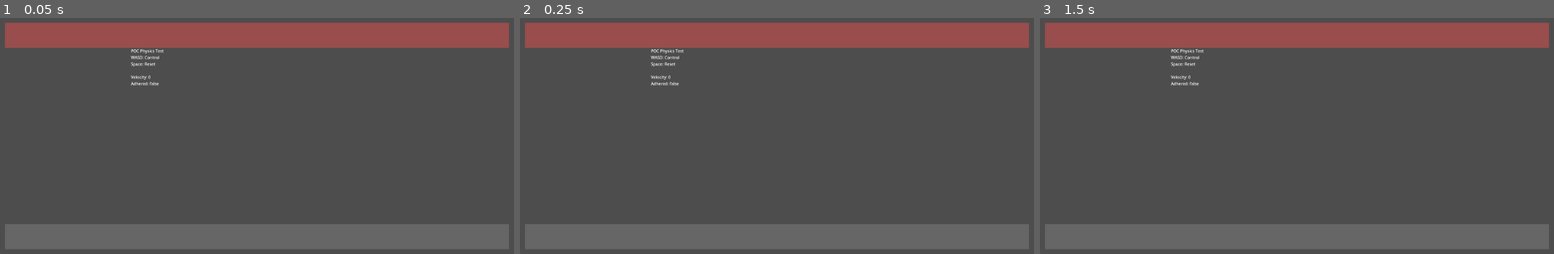
Above: before the commit, frames 1-3 (left to right).
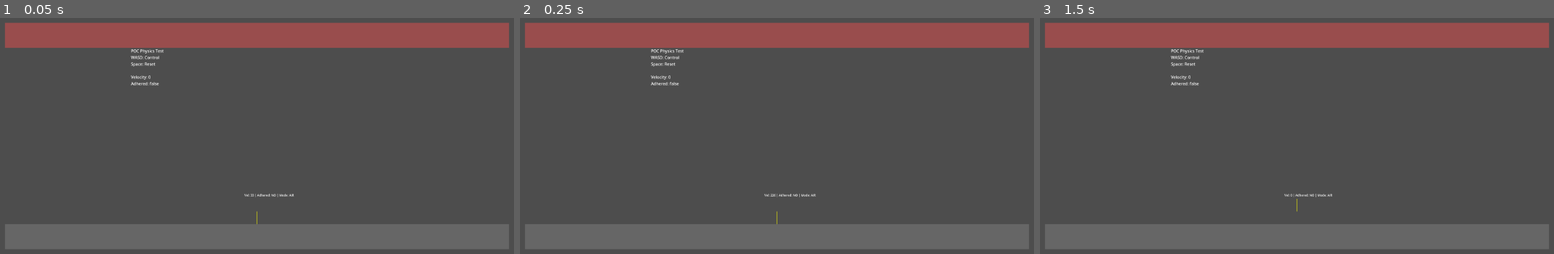
Above: after the commit, the same moments.

Repository: G36maid/Flipside-Godot
Game: Godot game, scene res://src/levels/test/poc_physics.tscn
Two runs of this game, one before a commit and one after it. Both use one fixed random seed, a clock stepped at 60 frames per second and the inputs below.
Inputs:
- Up to frame 1 (0.05 s): no input
- Up to frame 2 (0.25 s): no input
- Up to frame 3 (1.5 s): hold Right (ui_right) 0.53-1.28 s; tap Enter at 1.25 s; hold Left (ui_left) from 1.28 s (still down)

The runs differ from the first frame. In frame 1, less than 0.1% of the frame differs, in the area x 47-58%, y 74-88%; in frame 2, less than 0.1%; in frame 3, less than 0.1%.

Commit message:
refactor(physics): implement Godot best practices for adhesion mechanics
- Refactor vehicle_controller.gd with proper force application pattern
  - Use apply_central_force() in _physics_process() instead of gravity_scale
  - Cancel global gravity with opposite force when adhered
  - Add hysteresis buffer (±50 px/s) to prevent adhesion flickering
  - Implement GROUND/AIR control state machine for input handling
  - Add PhysicsMaterial configuration for wheels (friction=1.0, bounce=0.0)
  - Improve debug visualization with state text overlay

- Add CircleShape2D collision to wheels (radius=16px)
- Add ADHESION_HYSTERESIS constant (50.0 px/s) to global_constants.gd
- Update docs/02_Architecture.md with implemented pattern explanation

This follows research findings from Godot documentation and production examples,
ensuring frame-rate independent physics and proper force queuing.

Diff:
--- a/src/_core/global_constants.gd
+++ b/src/_core/global_constants.gd
@@ -10,6 +10,11 @@
 ## Minimum velocity (px/s) required to maintain surface adhesion
 ## Below this threshold, vehicle loses grip and falls
 const ADHESION_VELOCITY_THRESHOLD: float = 300.0
+
+## Hysteresis buffer (px/s) to prevent flickering at threshold boundary
+## Vehicle must drop to (THRESHOLD - HYSTERESIS) to detach
+## or exceed (THRESHOLD + HYSTERESIS) to attach
+const ADHESION_HYSTERESIS: float = 50.0
 
 ## Downforce multiplier applied when adhering to surfaces
 ## Higher values = stronger grip to walls/ceilings
--- a/src/entities/vehicle/vehicle.tscn
+++ b/src/entities/vehicle/vehicle.tscn
@@ -1,6 +1,9 @@
-[gd_scene load_steps=2 format=3 uid="uid://b5jx3y8qwvqnk"]
+[gd_scene load_steps=3 format=3 uid="uid://b5jx3y8qwvqnk"]
 
 [ext_resource type="Script" path="res://src/entities/vehicle/vehicle_controller.gd" id="1_vehicle_controller"]
+
+[sub_resource type="CircleShape2D" id="CircleShape2D_wheel"]
+radius = 16.0
 
 [node name="Vehicle" type="Node2D"]
 script = ExtResource("1_vehicle_controller")
@@ -20,6 +23,7 @@
 max_contacts_reported = 4
 
 [node name="CollisionShape2D" type="CollisionShape2D" parent="WheelLeft"]
+shape = SubResource("CircleShape2D_wheel")
 
 [node name="GroundDetector" type="RayCast2D" parent="WheelLeft"]
 enabled = true
@@ -35,6 +39,7 @@
 max_contacts_reported = 4
 
 [node name="CollisionShape2D" type="CollisionShape2D" parent="WheelRight"]
+shape = SubResource("CircleShape2D_wheel")
 
 [node name="GroundDetector" type="RayCast2D" parent="WheelRight"]
 enabled = true
--- a/src/entities/vehicle/vehicle_controller.gd
+++ b/src/entities/vehicle/vehicle_controller.gd
@@ -1,89 +1,213 @@
 extends Node2D
 
 ## Vehicle Controller - Manages the "Dumbbell" physics structure
-## Handles adhesion logic, input, and motor control for the vehicle
+## Implements velocity-based adhesion mechanics following Godot best practices
+##
+## Architecture:
+## - Uses apply_central_force() in _physics_process() for adhesion forces
+## - RayCast2D detectors on each wheel for ground normal extraction
+## - Hysteresis buffer prevents flickering between adhesion states
+## - Separate control logic for ground (motor) vs air (torque) states
 
 @onready var chassis: RigidBody2D = $Chassis
 @onready var wheel_left: RigidBody2D = $WheelLeft
 @onready var wheel_right: RigidBody2D = $WheelRight
 @onready var ray_left: RayCast2D = $WheelLeft/GroundDetector
 @onready var ray_right: RayCast2D = $WheelRight/GroundDetector
-
-# Physics state
+@onready var joint_left: PinJoint2D = $JointLeft
+@onready var joint_right: PinJoint2D = $JointRight
+
+# ========================================
+# PHYSICS STATE
+# ========================================
+
+## Current adhesion state (velocity-threshold based)
 var is_adhered: bool = false
+
+## Surface normal vector (averaged from both wheel raycasts)
 var surface_normal: Vector2 = Vector2.UP
+
+## Average velocity magnitude across both wheels
 var current_velocity: float = 0.0
 
+## Control mode based on ground contact
+enum ControlState { GROUND, AIR }
+var control_state: ControlState = ControlState.AIR
+
+# ========================================
+# INITIALIZATION
+# ========================================
+
 func _ready() -> void:
-	# Disable chassis collision layer (prevent belly scraping)
+	# Disable chassis collision (prevent belly scraping)
 	chassis.collision_layer = 0
 	chassis.collision_mask = 0
+
+	# Set up physics materials for wheels (high friction, no bounce)
+	var wheel_material: PhysicsMaterial = PhysicsMaterial.new()
+	wheel_material.friction = GlobalConstants.WHEEL_FRICTION
+	wheel_material.bounce = 0.0
+	wheel_left.physics_material_override = wheel_material
+	wheel_right.physics_material_override = wheel_material
+
+	# Configure PinJoint motors (disabled by default, enabled on ground)
+	joint_left.motor_enabled = false
+	joint_right.motor_enabled = false
+
+# ========================================
+# PHYSICS LOOP
+# ========================================
 
 func _physics_process(delta: float) -> void:
 	_update_physics_state()
 	_handle_input(delta)
-	_apply_adhesion_logic()
+	_apply_adhesion_forces()
+	queue_redraw()  # Trigger debug visualization
+
+# ========================================
+# STATE DETECTION
+# ========================================
 
 func _update_physics_state() -> void:
-	"""Calculate current velocity and detect ground"""
-	# Average velocity from both wheels
-	current_velocity = (wheel_left.linear_velocity + wheel_right.linear_velocity).length() / 2.0
-
-	# Detect ground and calculate surface normal
-	var left_grounded = ray_left.is_colliding()
-	var right_grounded = ray_right.is_colliding()
-
+	"""
+	Read sensor data and update adhesion state.
+	Uses hysteresis buffer to prevent rapid flickering.
+	"""
+	# Calculate average velocity from both wheels
+	var vel_left: Vector2 = wheel_left.linear_velocity
+	var vel_right: Vector2 = wheel_right.linear_velocity
+	current_velocity = (vel_left + vel_right).length() / 2.0
+
+	# Detect ground contact and extract surface normals
+	var left_grounded: bool = ray_left.is_colliding()
+	var right_grounded: bool = ray_right.is_colliding()
+
+	# Calculate combined surface normal
 	if left_grounded and right_grounded:
-		var normal_left = ray_left.get_collision_normal()
-		var normal_right = ray_right.get_collision_normal()
+		var normal_left: Vector2 = ray_left.get_collision_normal()
+		var normal_right: Vector2 = ray_right.get_collision_normal()
 		surface_normal = (normal_left + normal_right).normalized()
-		is_adhered = current_velocity > GlobalConstants.ADHESION_VELOCITY_THRESHOLD
 	elif left_grounded:
 		surface_normal = ray_left.get_collision_normal()
-		is_adhered = current_velocity > GlobalConstants.ADHESION_VELOCITY_THRESHOLD
 	elif right_grounded:
 		surface_normal = ray_right.get_collision_normal()
-		is_adhered = current_velocity > GlobalConstants.ADHESION_VELOCITY_THRESHOLD
 	else:
+		surface_normal = Vector2.UP  # Default fallback
+
+	# Update adhesion state with hysteresis
+	_update_adhesion_state(left_grounded or right_grounded)
+
+	# Update control mode
+	control_state = ControlState.GROUND if is_adhered else ControlState.AIR
+
+func _update_adhesion_state(grounded: bool) -> void:
+	"""
+	Apply velocity-based adhesion with hysteresis buffer.
+	Prevents rapid on/off flickering at threshold boundary.
+	"""
+	if not grounded:
 		is_adhered = false
-		surface_normal = Vector2.UP
+		return
+
+	var threshold: float = GlobalConstants.ADHESION_VELOCITY_THRESHOLD
+	var hysteresis: float = GlobalConstants.ADHESION_HYSTERESIS
+
+	if is_adhered:
+		# Currently adhered - check if we fall below lower threshold
+		if current_velocity < (threshold - hysteresis):
+			is_adhered = false
+	else:
+		# Currently falling - check if we exceed upper threshold
+		if current_velocity > (threshold + hysteresis):
+			is_adhered = true
+
+# ========================================
+# INPUT HANDLING
+# ========================================
 
 func _handle_input(delta: float) -> void:
-	"""Process player input for movement"""
-	var input_dir = Input.get_axis("ui_left", "ui_right")
-
-	# TODO: Implement ground/air control
-	# Ground: Apply motor force to wheels
-	# Air: Apply torque to chassis
-
-func _apply_adhesion_logic() -> void:
-	"""Apply custom gravity based on adhesion state"""
-	if is_adhered:
-		# Disable global gravity and apply surface adhesion
-		wheel_left.gravity_scale = 0.0
-		wheel_right.gravity_scale = 0.0
-		chassis.gravity_scale = 0.0
-
-		# Apply downforce toward surface
-		var adhesion_force = -surface_normal * GlobalConstants.ADHESION_FORCE_MULTIPLIER
-		wheel_left.apply_central_force(adhesion_force)
-		wheel_right.apply_central_force(adhesion_force)
-		chassis.apply_central_force(adhesion_force)
+	"""
+	Process player input with mode-dependent control.
+	Ground: Motor torque on wheels (friction-based propulsion)
+	Air: Torque on chassis (rotation control for landing)
+	"""
+	var input_dir: float = Input.get_axis("ui_left", "ui_right")
+
+	if control_state == ControlState.GROUND:
+		# Ground mode: Enable motors and set target velocity
+		joint_left.motor_enabled = true
+		joint_right.motor_enabled = true
+
+		# Apply motor force (TODO: Replace with direct wheel torque if motors unstable)
+		var motor_speed: float = input_dir * GlobalConstants.WHEEL_MOTOR_TORQUE
+		joint_left.motor_target_velocity = motor_speed
+		joint_right.motor_target_velocity = motor_speed
 	else:
-		# Re-enable global gravity
-		wheel_left.gravity_scale = 1.0
-		wheel_right.gravity_scale = 1.0
-		chassis.gravity_scale = 1.0
+		# Air mode: Disable motors, apply chassis torque for rotation
+		joint_left.motor_enabled = false
+		joint_right.motor_enabled = false
+
+		var air_torque: float = input_dir * GlobalConstants.AIR_TORQUE
+		chassis.apply_torque(air_torque)
+
+# ========================================
+# ADHESION FORCE APPLICATION
+# ========================================
+
+func _apply_adhesion_forces() -> void:
+	"""
+	Apply custom gravity forces when adhered to surfaces.
+	Uses apply_central_force() which is frame-rate independent.
+
+	When adhered:
+	  1. Apply downforce along surface normal
+	  2. Cancel global gravity with opposite force
+
+	When falling:
+	  Global gravity applies automatically (no action needed)
+	"""
+	if not is_adhered:
+		return  # Let Godot's built-in gravity work naturally
+
+	# Calculate adhesion downforce
+	var adhesion_force: Vector2 = -surface_normal * GlobalConstants.ADHESION_FORCE_MULTIPLIER
+
+	# Calculate gravity cancellation force (F = ma)
+	var gravity_vector: Vector2 = Vector2(0, GlobalConstants.GRAVITY)
+	var cancel_gravity_left: Vector2 = -gravity_vector * wheel_left.mass
+	var cancel_gravity_right: Vector2 = -gravity_vector * wheel_right.mass
+	var cancel_gravity_chassis: Vector2 = -gravity_vector * chassis.mass
+
+	# Apply forces to all rigid bodies
+	wheel_left.apply_central_force(adhesion_force + cancel_gravity_left)
+	wheel_right.apply_central_force(adhesion_force + cancel_gravity_right)
+	chassis.apply_central_force(adhesion_force + cancel_gravity_chassis)
+
+# ========================================
+# DEBUG VISUALIZATION
+# ========================================
 
 func _draw() -> void:
-	"""Debug visualization"""
+	"""
+	Debug overlay showing physics state vectors.
+	Toggle with GlobalConstants.debug_draw_enabled
+	"""
 	if not GlobalConstants.debug_draw_enabled:
 		return
 
-	# Draw velocity vector
-	var vel_normalized = chassis.linear_velocity.normalized() * 50
+	# Draw velocity vector (yellow)
+	var vel_normalized: Vector2 = chassis.linear_velocity.normalized() * 50.0
 	draw_line(Vector2.ZERO, vel_normalized, GlobalConstants.DEBUG_VELOCITY_COLOR, 2.0)
 
-	# Draw surface normal
+	# Draw surface normal when adhered (cyan)
 	if is_adhered:
-		draw_line(Vector2.ZERO, surface_normal * 50, GlobalConstants.DEBUG_ADHESION_COLOR, 2.0)
+		var normal_vis: Vector2 = surface_normal * 50.0
+		draw_line(Vector2.ZERO, normal_vis, GlobalConstants.DEBUG_ADHESION_COLOR, 2.0)
+
+	# Draw state text
+	var state_text: String = "Vel: %.0f | Adhered: %s | Mode: %s" % [
+		current_velocity,
+		"YES" if is_adhered else "NO",
+		"GROUND" if control_state == ControlState.GROUND else "AIR"
+	]
+	draw_string(ThemeDB.fallback_font, Vector2(-50, -60), state_text, HORIZONTAL_ALIGNMENT_LEFT, -1, 12, Color.WHITE)
Not shown, added: src/entities/vehicle/vehicle_controller.gd.uid
Not shown: 1 places in src/levels/test/poc_physics.tscn that only renumber resources
Not shown, changed: docs/02_Architecture.md
